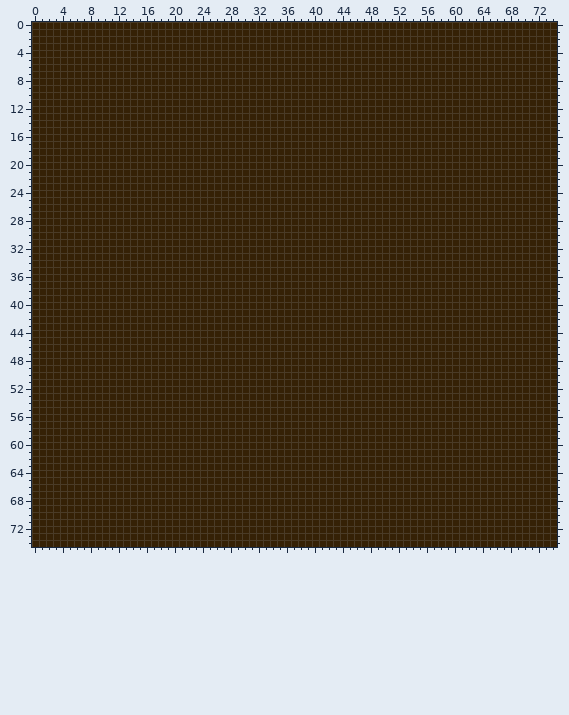
File history of a sprite sheet, Assets/Images/Inventory/Shiny Things.png. Above is the file before it was changed.
The file is 75x75 pixels. Colours within 5 levels of each other are drawn and written as one.
The result:
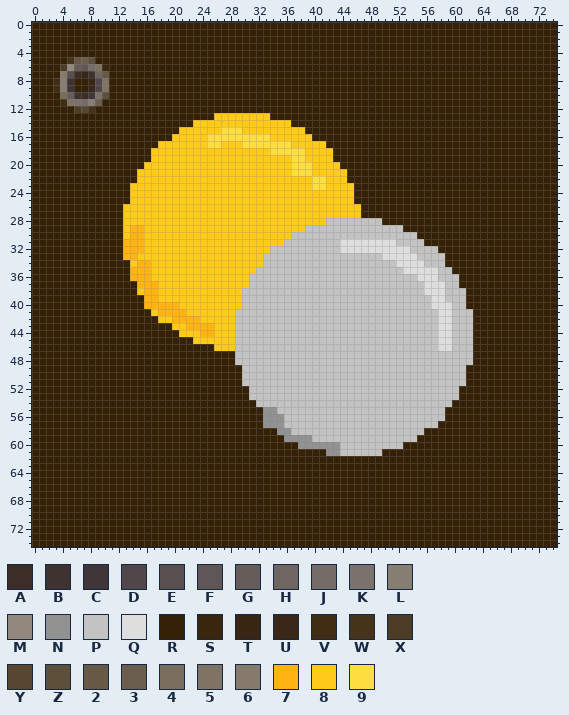
Palette (. is transparent): A #3c2e27  B #3f3332  C #40363a  D #51474a  E #584f4f  F #5f5655  G #665d5a  H #6f6561  J #756c66  K #7b726b  L #877e73  M #92897c  N #929292  P #c3c3c3  Q #dedede  R #352106  S #39260c  T #382612  U #392818  V #402d14  W #45331a  X #4e3d26  Y #574731  Z #5e4f3a  2 #675945  3 #6c5e4c  4 #796d5c  5 #7f7464  6 #857a6b  7 #ffb414  8 #ffca18  9 #ffde42
From old to new:
Changed rows in their new state; - is an unchanged pixel.
first column x 3:
 5 --W23Z------------------------------------------------------
 6 -XMGFJ5S----------------------------------------------------
 7 -6EAUBH2----------------------------------------------------
 8 VLB--TD5----------------------------------------------------
 9 VLC--UD5----------------------------------------------------
10 -4GBACKZ----------------------------------------------------
11 -V5KJL3-----------------------------------------------------
12 ---XYW------------------------------------------------------
13 -----------------------88888888-----------------------------
14 --------------------88888888888888--------------------------
15 ------------------888888999888888888------------------------
16 -----------------88888999999999888888-----------------------
17 ---------------888888899888999999988888---------------------
18 --------------88888888888888888999998888--------------------
19 --------------88888888888888888888998888--------------------
20 -------------8888888888888888888889998888-------------------
21 ------------888888888888888888888899988888------------------
22 ------------888888888888888888888888899888------------------
23 -----------88888888888888888888888888998888-----------------
24 -----------88888888888888888888888888888888-----------------
25 -----------88888888888888888888888888888888-----------------
26 ----------8888888888888888888888888888888888----------------
27 ----------8888888888888888888888888888888888----------------
28 ----------88888888888888888888888888888PPPPPPPP-------------
29 ----------87788888888888888888888888PPPPPPPPPPPPPP----------
30 ----------877888888888888888888888PPPPPPPPPPPPPPPPPP--------
31 ----------77788888888888888888888PPPPPPPPQQQQQQQQPPPP-------
32 ----------777888888888888888888PPPPPPPPPPQQQQQQQQQQPPPP-----
33 ----------77888888888888888888PPPPPPPPPPPPPPPPPQQQQQPPPP----
34 -----------8778888888888888888PPPPPPPPPPPPPPPPPPPQQQQPPP----
35 -----------777888888888888888PPPPPPPPPPPPPPPPPPPPPQQQQQPP---
36 -----------77788888888888888PPPPPPPPPPPPPPPPPPPPPPPPQQQPPP--
37 ------------7778888888888888PPPPPPPPPPPPPPPPPPPPPPPPPQQQPP--
38 ------------877888888888888PPPPPPPPPPPPPPPPPPPPPPPPPPQQQPPP-
39 -------------77888888888888PPPPPPPPPPPPPPPPPPPPPPPPPPPQQPPP-
40 -------------77777888888888PPPPPPPPPPPPPPPPPPPPPPPPPPPQQQPP-
41 --------------877778888888PPPPPPPPPPPPPPPPPPPPPPPPPPPPPQQPPP
42 ---------------88777788888PPPPPPPPPPPPPPPPPPPPPPPPPPPPPQQPPP
43 -----------------887777888PPPPPPPPPPPPPPPPPPPPPPPPPPPPPQQPPP
44 ------------------88877888PPPPPPPPPPPPPPPPPPPPPPPPPPPPPQQPPP
45 --------------------888888PPPPPPPPPPPPPPPPPPPPPPPPPPPPPQQPPP
46 -----------------------888PPPPPPPPPPPPPPPPPPPPPPPPPPPPPQQPPP
47 --------------------------PPPPPPPPPPPPPPPPPPPPPPPPPPPPPPPPPP
48 --------------------------PPPPPPPPPPPPPPPPPPPPPPPPPPPPPPPPPP
49 ---------------------------PPPPPPPPPPPPPPPPPPPPPPPPPPPPPPPP-
50 ---------------------------PPPPPPPPPPPPPPPPPPPPPPPPPPPPPPPP-
51 ---------------------------PPPPPPPPPPPPPPPPPPPPPPPPPPPPPPPP-
52 ----------------------------PPPPPPPPPPPPPPPPPPPPPPPPPPPPPP--
53 ----------------------------PPPPPPPPPPPPPPPPPPPPPPPPPPPPPP--
54 -----------------------------PPPPPPPPPPPPPPPPPPPPPPPPPPPP---
55 ------------------------------NNPPPPPPPPPPPPPPPPPPPPPPPP----
56 ------------------------------NNNPPPPPPPPPPPPPPPPPPPPPPP----
57 ------------------------------NNNPPPPPPPPPPPPPPPPPPPPPP-----
58 --------------------------------NNPPPPPPPPPPPPPPPPPPP-------
59 ---------------------------------NNNNPPPPPPPPPPPPPPP--------
60 -----------------------------------NNNNNNPPPPPPPPP----------
61 ---------------------------------------NNPPPPPP-------------
